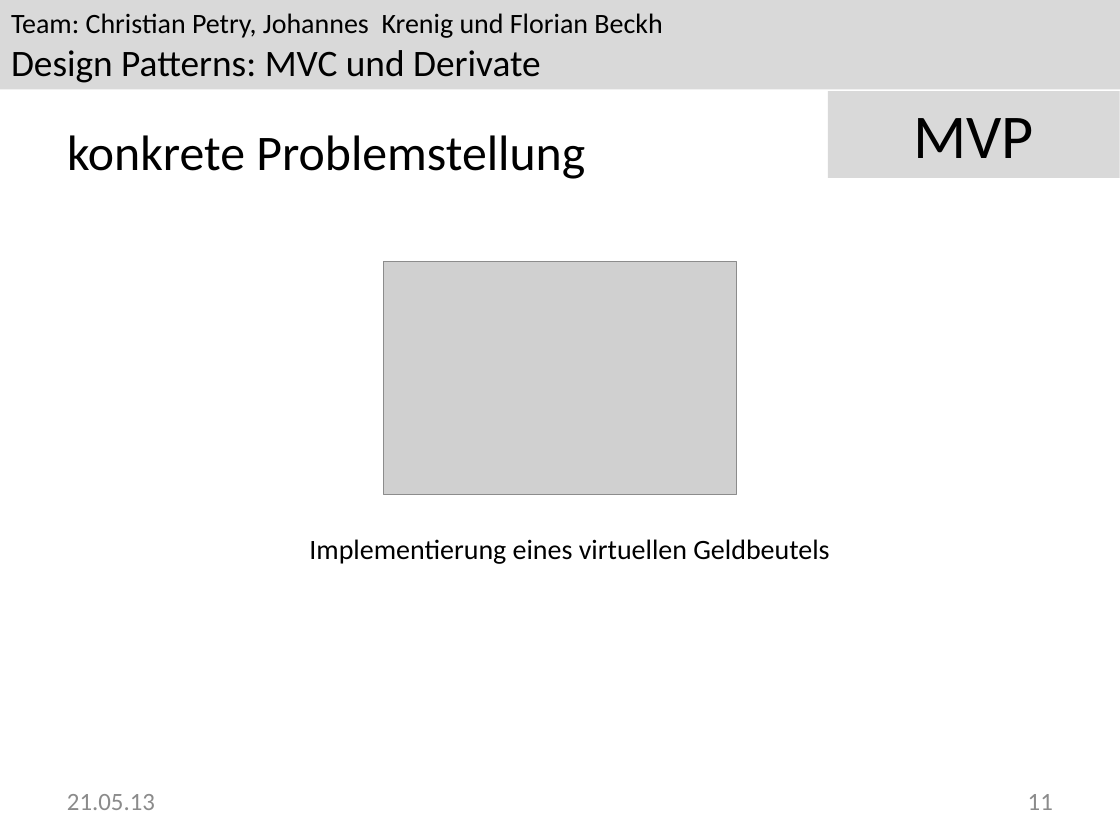
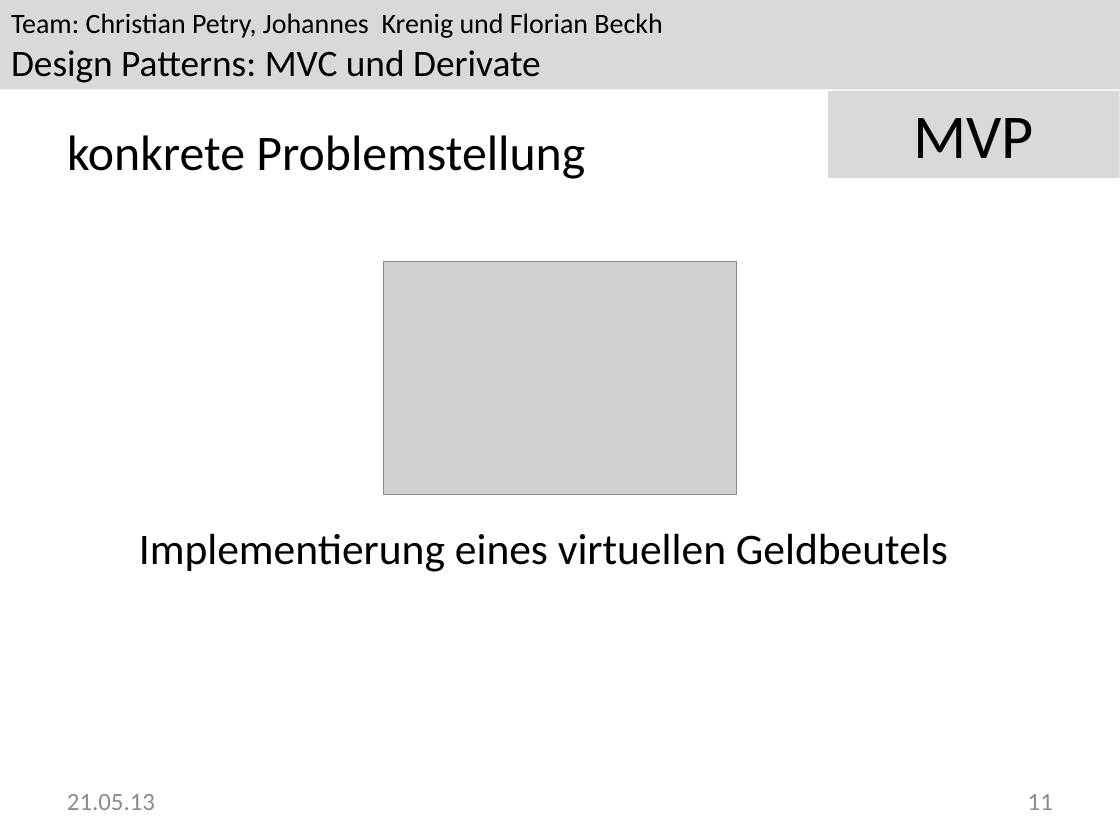
Before and after one commit to Greever/Design-Pattern-MVC, a slide deck: slide 11 of Dokumentation/Praesentation/MVP.pptx. Drawn at 1120x840 pixels with LibreOffice and Linux fonts; fonts in the diff are those of the drawing; grey boxes stand for pictures; background and template pictures are left out. Boxes give left, top, right and bottom in pixels: in the first picture for what was removed or moved away, otherwise in the second. Text is boxed around its words. In the diff, an @@ line names an element or a change of style, - is before the commit and + after.

```diff
--- a/Dokumentation/Praesentation/MVP.pptx
+++ b/Dokumentation/Praesentation/MVP.pptx
@@ text "Implementierung eines virtuellen Geldbeutels": place and size @@
-text "Implementierung eines virtuellen Geldbeutels" at box(309, 539, 829, 564)
+text "Implementierung eines virtuellen Geldbeutels" at box(139, 533, 948, 572)
@@ text "Implementierung eines virtuellen Geldbeutels" at box(139, 533, 948, 572): size 18 to 28 pt @@
```
Also in this commit, not shown: 3 other slides changed, 1 slide added, 3 other files.
